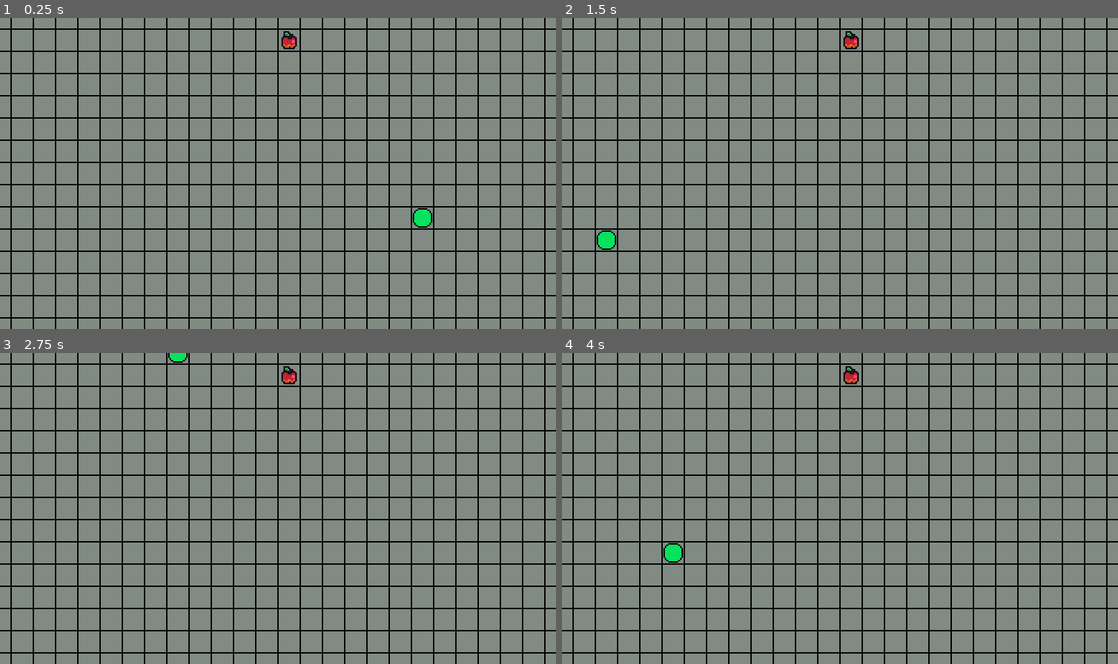
Above: before the commit, frames 1-4 (two rows, left to right).
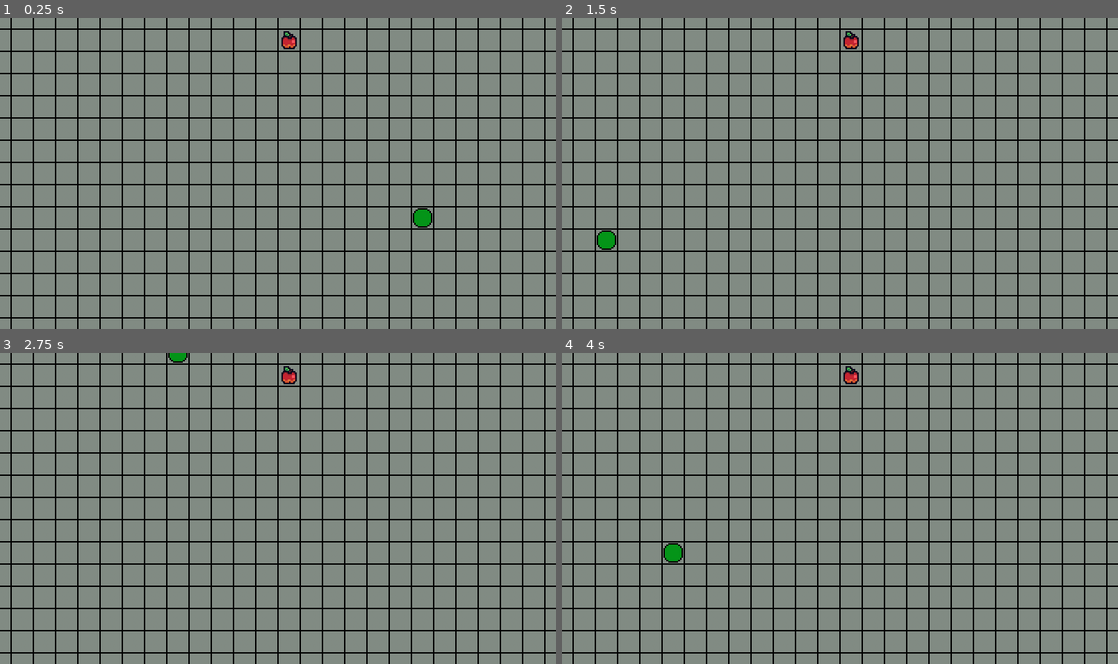
Above: after the commit, the same moments.

Repository: vii-abdullatif/The-Choice
Game: Godot game, scene res://snake_game/gameplay/game_play.tscn
The game is run twice, just before and just after one commit, with the same random seed, the same clock (stepped at 60 frames per second) and the same inputs.
Inputs (mouse positions are in pixels of both pictures, inside the frame that each line leads up to):
- Up to frame 1 (0.25 s): no input
- Up to frame 2 (1.5 s): tap Enter at 0.5 s; move the mouse to (962, 157) at 0.52 s; hold Right (ui_right) 0.53-1.28 s; tap Alt at 0.6 s; click (962, 157) at 0.67 s; move the mouse to (728, 189) at 1.27 s; hold Down (ui_down) from 1.28 s (still down); tap Shift at 1.35 s
- Up to frame 3 (2.75 s): move the mouse to (333, 440) at 2.02 s; release Down (ui_down) at 2.03 s; hold Right (ui_right) from 2.03 s (still down); tap Alt at 2.1 s
- Up to frame 4 (4 s): move the mouse to (812, 570) at 2.77 s; release Right (ui_right) at 2.78 s; hold Up (ui_up) 2.78-3.53 s; tap Shift at 2.85 s; click (812, 570) at 2.92 s; move the mouse to (1006, 555) at 3.52 s; hold Left (ui_left) from 3.53 s (still down); tap Alt at 3.6 s

The runs differ from the first frame. In frame 1, 0.1% of the frame differs, in the area x 74-78%, y 61-67%; in frame 2, 0.1%; in frame 3, less than 0.1%; in frame 4, 0.1%.

Commit message:
Added the tail

Diff:
--- a/snake_game/gameplay/game_play.gd
+++ b/snake_game/gameplay/game_play.gd
@@ -9,11 +9,15 @@
 var time_since_last_move : float = 0
 var speed : float = 10000.0
 var move_dir: Vector2 = Vector2.RIGHT
+var snake_parts : Array[SnakePart] = []
 
 # Called when the node enters the scene tree for the first time.
 func _ready() -> void:
 	head.food_eaten.connect(_on_food_eaten)
+	head.collided_with_tail.connect(_on_tail_collided)
+	spawner.tail_added.connect(_on_tail_added)
 	spawner.spawn_food()
+	snake_parts.push_back(head)
 	pass # Replace with function body.
 
 
@@ -38,6 +42,18 @@
 	var new_pos : Vector2 = head.position + move_dir * Global.grid_size
 	new_pos = bounds.wrap_vector(new_pos)
 	head.move_to(new_pos)
+	for i in range(1,snake_parts.size(),1):
+		snake_parts[i].move_to(snake_parts[i-1].last_position)
+
+
 
 func _on_food_eaten():
 	spawner.call_deferred("spawn_food")
+	spawner.call_deferred("spawn_tail", snake_parts[snake_parts.size()-1].last_position)
+	speed += 250
+
+func _on_tail_added(tail: Tail):
+	snake_parts.push_back(tail)
+
+func _on_tail_collided():
+	print("game over")
--- a/snake_game/gameplay/head.gd
+++ b/snake_game/gameplay/head.gd
@@ -2,13 +2,11 @@
 extends SnakePart
 
 signal food_eaten
-
-
-
+signal collided_with_tail
 
 func _on_area_entered(area: Area2D) -> void:
 	if area.is_in_group("food"):
 		food_eaten.emit()
 		area.call_deferred("queue_free")
 	else:
-		pass
+		collided_with_tail.emit()
--- a/snake_game/gameplay/head.tscn
+++ b/snake_game/gameplay/head.tscn
@@ -1,7 +1,7 @@
 [gd_scene format=3 uid="uid://cgqa3akue68cb"]
 
 [ext_resource type="Script" uid="uid://b1asonaoacbpy" path="res://snake_game/gameplay/head.gd" id="1_8okvd"]
-[ext_resource type="Texture2D" uid="uid://daue8red7rvn2" path="res://snake_game/gameplay/sprites/Snsnake.png" id="2_8okvd"]
+[ext_resource type="Texture2D" uid="uid://cqu2rffx3fylv" path="res://snake_game/gameplay/sprites/Snsnake tail.png" id="2_8okvd"]
 
 [sub_resource type="CircleShape2D" id="CircleShape2D_rrkxy"]
 
--- a/snake_game/gameplay/spawner.gd
+++ b/snake_game/gameplay/spawner.gd
@@ -1,9 +1,11 @@
 class_name Spawner
 extends Node2D
 
+signal tail_added(tail: Tail	)
+
 @export var bounds: Bounds
-var food_scene:PackedScene	 = preload("res://snake_game/gameplay/food.tscn")
-
+var food_scene:PackedScene = preload("res://snake_game/gameplay/food.tscn")
+var tail_scene: PackedScene = preload("res://snake_game/gameplay/tail.tscn")
 
 func spawn_food():
 	var spawn_point : Vector2 = Vector2.ZERO
@@ -14,3 +16,10 @@
 	var food = food_scene.instantiate()
 	food.position = spawn_point
 	get_parent().add_child(food)
+
+
+func spawn_tail(pos: Vector2):
+	var tail: Tail = tail_scene.instantiate() as Tail
+	tail.position = pos
+	get_parent().add_child(tail)
+	tail_added.emit(tail)
--- a/snake_game/gameplay/tail.gd
+++ b/snake_game/gameplay/tail.gd
@@ -1,2 +1,8 @@
 class_name Tail
 extends SnakePart
+
+@export var textures:Array[Texture]
+@onready var sprite_2d: Sprite2D = $Sprite2D
+
+func _ready():
+	sprite_2d.texture = textures.pick_random()
--- a/snake_game/gameplay/tail.tscn
+++ b/snake_game/gameplay/tail.tscn
@@ -1,21 +1,22 @@
 [gd_scene format=3 uid="uid://dkl3f7q5ahkta"]
 
 [ext_resource type="Script" uid="uid://cqjy0vvjw583a" path="res://snake_game/gameplay/tail.gd" id="1_mylbl"]
-[ext_resource type="Texture2D" uid="uid://ci840cckecki3" path="res://snake_game/gameplay/sprites/snake.png" id="2_ukmkf"]
-
-[sub_resource type="AtlasTexture" id="AtlasTexture_64aax"]
-atlas = ExtResource("2_ukmkf")
-region = Rect2(11, 22, 9, 8)
+[ext_resource type="Texture2D" uid="uid://daue8red7rvn2" path="res://snake_game/gameplay/sprites/Snsnake.png" id="2_mylbl"]
+[ext_resource type="Texture2D" uid="uid://c0rnd5o3375o8" path="res://snake_game/gameplay/sprites/Snsnake2.png" id="3_g7b5m"]
+[ext_resource type="Texture2D" uid="uid://ue786uy2ickj" path="res://snake_game/gameplay/sprites/Snsake3.png" id="4_wthy4"]
+[ext_resource type="Texture2D" uid="uid://bl32lies5aofs" path="res://snake_game/gameplay/sprites/Snsnake5.png" id="5_wthy4"]
 
 [sub_resource type="CircleShape2D" id="CircleShape2D_2kpcq"]
 
 [node name="Tail" type="Area2D" unique_id=702575468]
 script = ExtResource("1_mylbl")
+textures = Array[Texture]([ExtResource("2_mylbl"), ExtResource("3_g7b5m"), ExtResource("4_wthy4"), ExtResource("5_wthy4")])
 metadata/_custom_type_script = "uid://d16ym5fjjalde"
 
 [node name="Sprite2D" type="Sprite2D" parent="." unique_id=1073123343]
-scale = Vector2(2, 2)
-texture = SubResource("AtlasTexture_64aax")
+position = Vector2(0, 4)
+scale = Vector2(2.2, 2.2)
+texture = ExtResource("2_mylbl")
 
 [node name="CollisionShape2D" type="CollisionShape2D" parent="." unique_id=225679197]
 shape = SubResource("CircleShape2D_2kpcq")
Binary file added: snake_game/gameplay/sprites/Snsake3.png
Not shown, added: snake_game/gameplay/sprites/Snsake3.png.import
Binary file added: snake_game/gameplay/sprites/Snsnake tail.png
Not shown, added: snake_game/gameplay/sprites/Snsnake tail.png.import
Binary file added: snake_game/gameplay/sprites/Snsnake2.png
Not shown, added: snake_game/gameplay/sprites/Snsnake2.png.import
Binary file added: snake_game/gameplay/sprites/Snsnake4.png
Not shown, added: snake_game/gameplay/sprites/Snsnake4.png.import
Binary file added: snake_game/gameplay/sprites/Snsnake5.png
Not shown, added: snake_game/gameplay/sprites/Snsnake5.png.import
